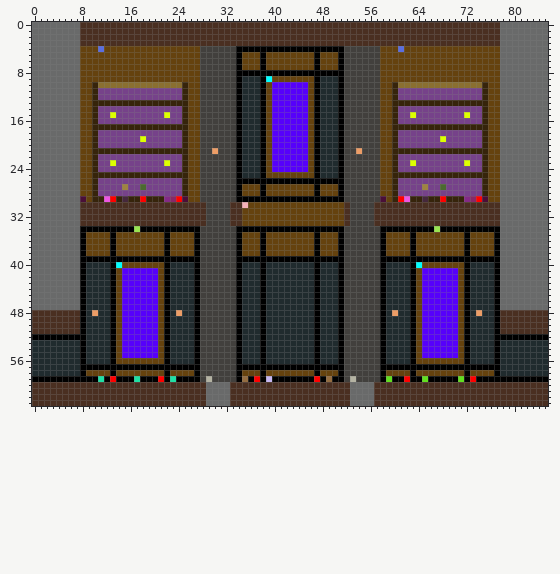
One commit to this pixel-art file: Assets/Maps/GrandArchives/WritingRoom.aseprite. Above, as it was before the edit.
86x64 pixels, 1 frame.
The result:
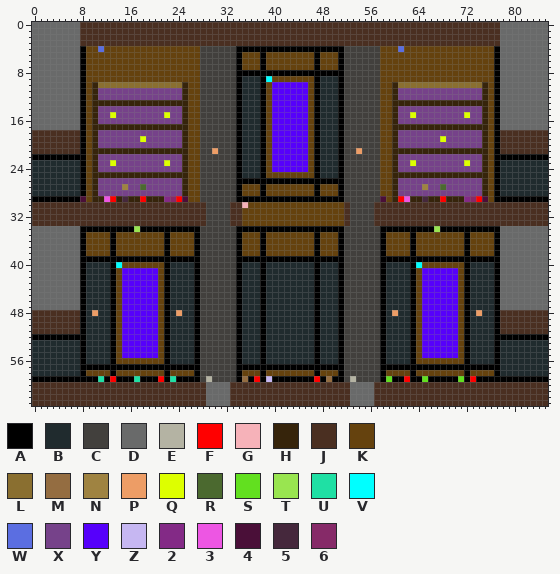
Palette (. is transparent): A #000000  B #202b2e  C #42403d  D #696a6a  E #b4b3a3  F #ff0000  G #f6b2b9  H #36240b  J #4a2f21  K #65420e  L #8a6f30  M #946d41  N #9f8341  P #ed9d66  Q #ddff00  R #4b692f  S #62e01f  T #99e550  U #1fe0a4  V #00ffff  W #5b6ee1  X #76428a  Y #5600fb  Z #c6b7f2  2 #832a86  3 #ed56e3  4 #4a0f38  5 #45283c  6 #862a68
Message: Room connections (#108) * build room exits from openings
Change:
Changed rows in their new state; - is an unchanged pixel.
Layers "Tiles", "Walls":
first column x 0:
 4 --------A--------------------------------------------------------------------A--------
 5 --------A--------------------------------------------------------------------A--------
 6 --------A--------------------------------------------------------------------A--------
 7 --------A--------------------------------------------------------------------A--------
 8 --------A--------------------------------------------------------------------A--------
 9 --------A--------------------------------------------------------------------A--------
10 --------A--------------------------------------------------------------------A--------
11 --------A--------------------------------------------------------------------A--------
12 --------A--------------------------------------------------------------------A--------
13 --------A--------------------------------------------------------------------A--------
14 --------A--------------------------------------------------------------------A--------
15 --------A--------------------------------------------------------------------A--------
16 --------A--------------------------------------------------------------------A--------
17 --------A--------------------------------------------------------------------A--------
18 JJJJJJJJA--------------------------------------------------------------------AJJJJJJJJ
19 JJJJJJJJA--------------------------------------------------------------------AJJJJJJJJ
20 JJJJJJJJA--------------------------------------------------------------------AJJJJJJJJ
21 JJJJJJJJA--------------------------------------------------------------------AJJJJJJJJ
22 AAAAAAAAA--------------------------------------------------------------------AAAAAAAAA
23 BBBBBBBBA--------------------------------------------------------------------ABBBBBBBB
24 BBBBBBBBA--------------------------------------------------------------------ABBBBBBBB
25 BBBBBBBBA--------------------------------------------------------------------ABBBBBBBB
26 BBBBBBBBA--------------------------------------------------------------------ABBBBBBBB
27 BBBBBBBBA--------------------------------------------------------------------ABBBBBBBB
28 BBBBBBBBA--------------------------------------------------------------------ABBBBBBBB
29 AAAAAAAA---------------------------------------------------------------------AAAAAAAAA
30 JJJJJJJJ----------------------------------------------------------------------JJJJJJJJ
31 JJJJJJJJ----------------------------------------------------------------------JJJJJJJJ
32 JJJJJJJJ----------------------------------------------------------------------JJJJJJJJ
33 JJJJJJJJ----------------------------------------------------------------------JJJJJJJJ
